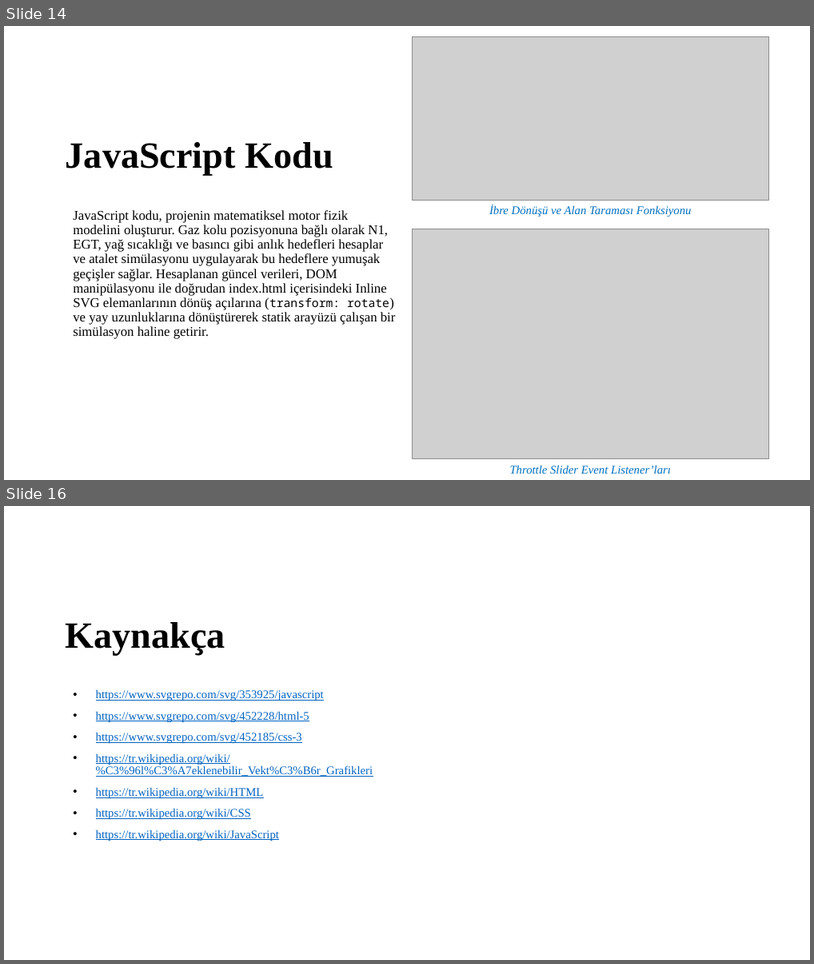
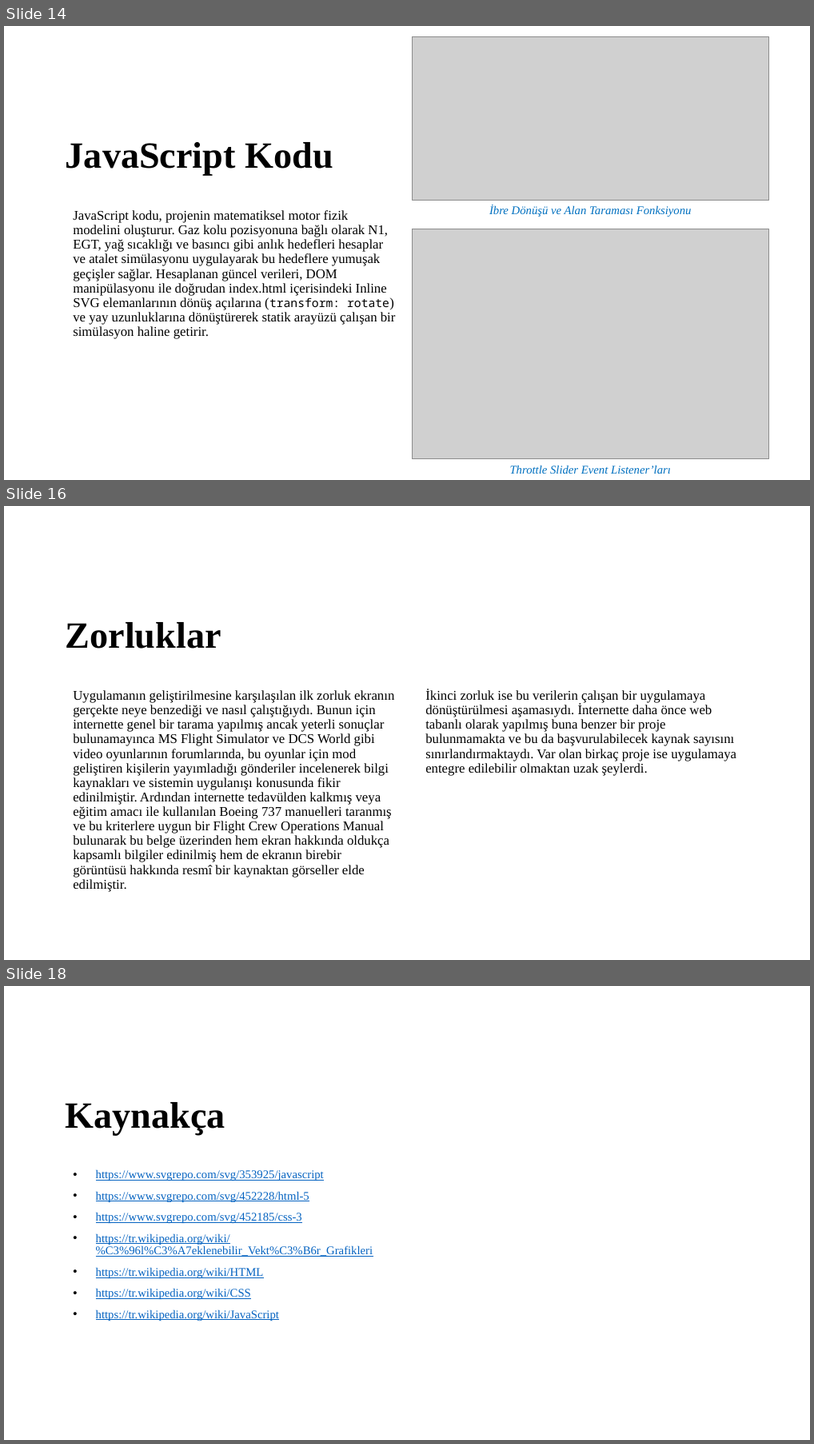
Before and after one commit to acrilot/EICAS_Uygulama, a slide deck: Rapor ve Sunum/Sunum.pptx. Shown one above the other, each under a label of ours: slides 14 and 16 before the commit, slides 14, 16 and 18 after it; the slides between them are not shown. The pictures are 814x964 and 814x1444 pixels, drawn with LibreOffice and Linux fonts; fonts in the diff are those of the drawing; grey boxes stand for pictures; background and template pictures are left out. Boxes give left, top, right and bottom in pixels: in the first picture for what was removed or moved away, otherwise in the second. Text is boxed around its words. In the diff, an @@ line names an element or a change of style, - is before the commit and + after.

```diff
--- a/Rapor ve Sunum/Sunum.pptx
+++ b/Rapor ve Sunum/Sunum.pptx
@@ slide 16 added at (x1=4, y1=506, x2=810, y2=960), background picture (left out) @@
@@ title added at (x1=66, y1=622, x2=222, y2=648), 44 pt, text #000000, bold @@
+Zorluklar
@@ text added at (x1=73, y1=690, x2=394, y2=892), 16 pt, text #000000 @@
+Uygulamanın geliştirilmesine karşılaşılan ilk zorluk ekranın gerçekte neye benzediği ve nasıl çalıştığıydı. Bunun için internette genel bir tarama yapılmış ancak yeterli sonuçlar bulunamayınca MS Flight Simulator ve DCS World gibi video oyunlarının forumlarında, bu oyunlar için mod geliştiren kişilerin yayımladığı gönderiler incelenerek bilgi kaynakları ve sistemin uygulanışı konusunda fikir edinilmiştir. Ardından internette tedavülden kalkmış veya eğitim amacı ile kullanılan Boeing 737 manuelleri taranmış ve bu kriterlere uygun bir Flight Crew Operations Manual bulunarak bu belge üzerinden hem ekran hakkında oldukça kapsamlı bilgiler edinilmiş hem de ekranın birebir görüntüsü hakkında resmî bir kaynaktan görseller elde edilmiştir.
@@ text added at (x1=426, y1=689, x2=737, y2=776), 16 pt, text #000000 @@
+İkinci zorluk ise bu verilerin çalışan bir uygulamaya dönüştürülmesi aşamasıydı. İnternette daha önce web tabanlı olarak yapılmış buna benzer bir proje bulunmamakta ve bu da başvurulabilecek kaynak sayısını sınırlandırmaktaydı. Var olan birkaç proje ise uygulamaya entegre edilebilir olmaktan uzak şeylerdi.
@@ what was slide 16 is now slide 18 @@
```
Also in this commit, not shown: 1 slide changed, 1 other slide added, 2 other files.
